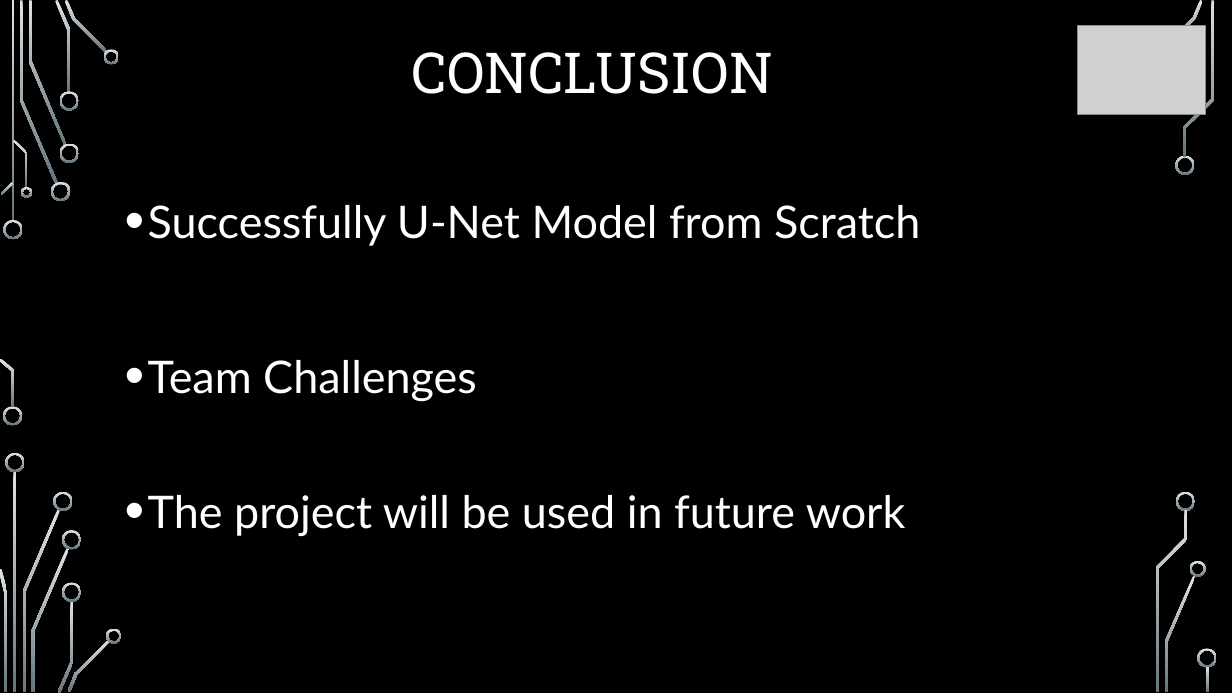
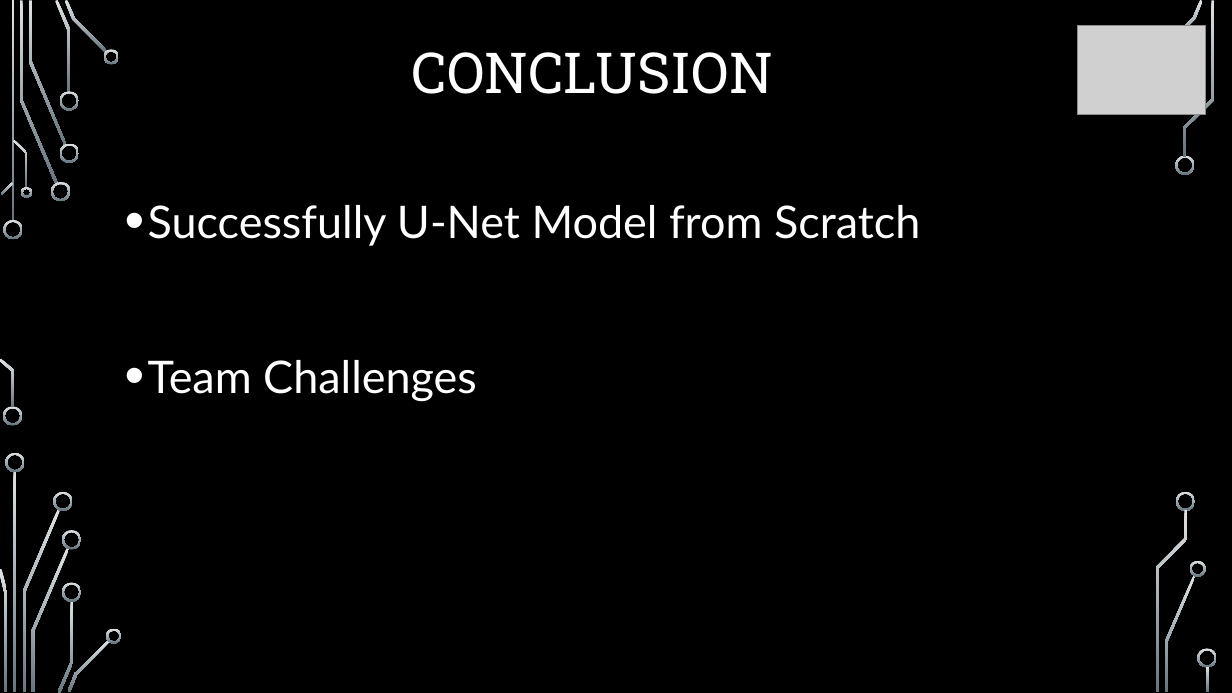
Before and after one commit to Group5FinalProject/Cancer_Champions, a slide deck: slide 17 of Cancer_Champions_PPT.pptx. Drawn at 1232x693 pixels with LibreOffice and Linux fonts; fonts in the diff are those of the drawing; grey boxes stand for pictures; background and template pictures are left out. Boxes give left, top, right and bottom in pixels: in the first picture for what was removed or moved away, otherwise in the second. Text is boxed around its words. In the diff, an @@ line names an element or a change of style, - is before the commit and + after.

Commit message:
This is another revision of the PPT pushed added to Dennis's branch in the group's repo for the final project.

```diff
--- a/Cancer_Champions_PPT.pptx
+++ b/Cancer_Champions_PPT.pptx
@@ text at (148, 495, 906, 536): paragraph removed @@
-• The project will be used in future work
```
